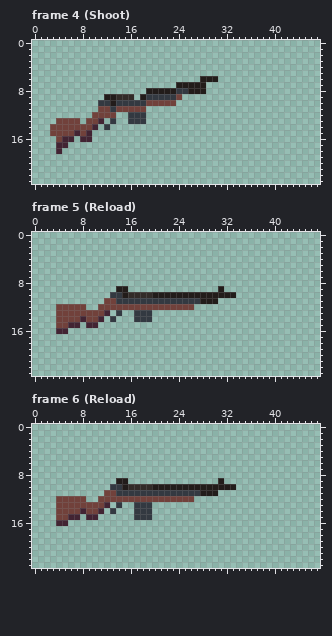
File history of a pixel-art file, assets/M14.ase. This is how it looked before the edit.
48x24 pixels, 17 frames. Shown: frame 4 (Shoot), frame 5 (Reload), frame 6 (Reload). The commit also changed other frames, which this record leaves out.
Once edited:
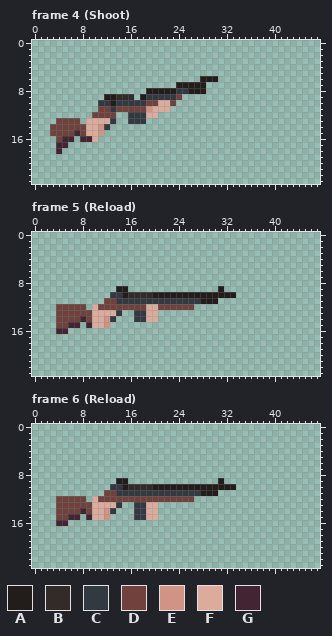
Palette (. is transparent): A #221c1a  B #322b28  C #333941  D #71413b  E #d19384  F #dcab9b  G #422433
From old to new:
layer "Weapon" added
layer "Hands" added
layer "Layer 1" removed
Frame 4 (Shoot), layer "Hands":
The edit adds colour E in row 11 at x 19; in rows 14 to 15 at x 11.
The edit adds colour F in row 11 at x 20 to 22; in row 12 at x 19 to 20; in row 13 at x 12; in rows 15 to 16 at x 10.
Colour D gives way to colour F in row 10 at x 21 to 22; in row 13 at x 9 to 10; in row 14 at x 9.
Colour G gives way to colour F in row 13 at x 11; in row 14 at x 10; in row 15 at x 9.
Frame 5 (Reload), layer "Hands":
The edit adds colour E in rows 14 to 15 at x 12.
The edit adds colour F in row 12 at x 10; in row 13 at x 13 and 20; in row 14 at x 20; in row 15 at x 11.
Colour C gives way to colour F in rows 13 to 14 at x 19.
Colour D gives way to colour F in row 12 at x 19 to 20; in row 13 at x 10 to 11; in row 14 at x 10.
Colour G gives way to colour F in row 13 at x 12; in row 14 at x 11; in row 15 at x 10.
Frame 6 (Reload), layer "Hands":
The edit adds colour E in rows 14 to 15 at x 12.
The edit adds colour F in row 12 at x 10; in row 13 at x 13 and 20; in row 14 at x 20; in row 15 at x 11 and 20.
Colour C gives way to colour F in rows 13 to 15 at x 19.
Colour D gives way to colour F in row 13 at x 10 to 11; in row 14 at x 10.
Colour G gives way to colour F in row 13 at x 12; in row 14 at x 11; in row 15 at x 10.
Pixel boxes of the changes (left, top, right, bottom) in both pictures:
changed: (146, 100, 170, 118)
changed: (86, 118, 110, 142)
changed: (92, 304, 116, 328)
changed: (146, 304, 158, 322)
changed: (92, 496, 116, 520)
changed: (146, 502, 158, 520)
